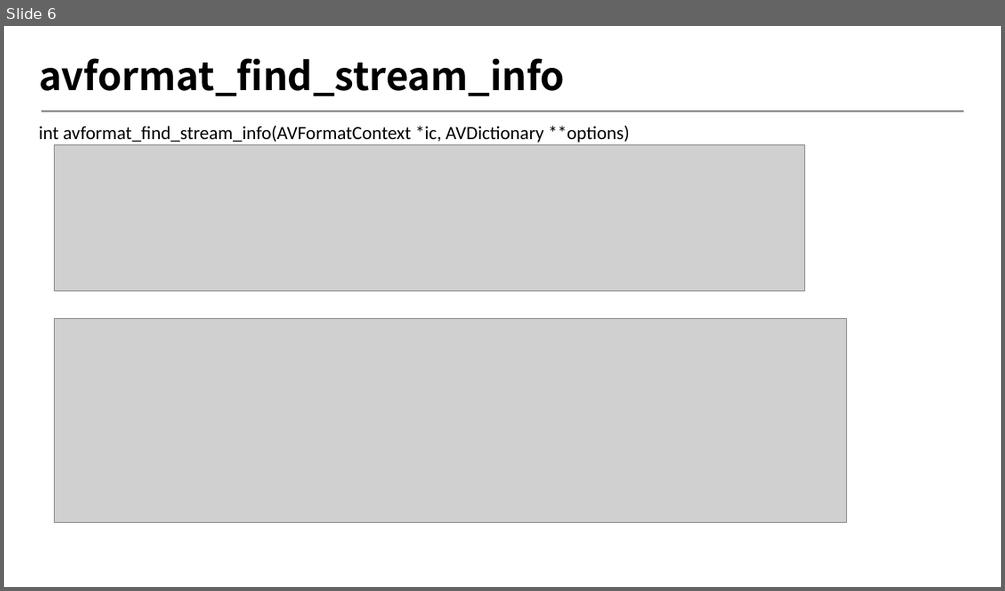
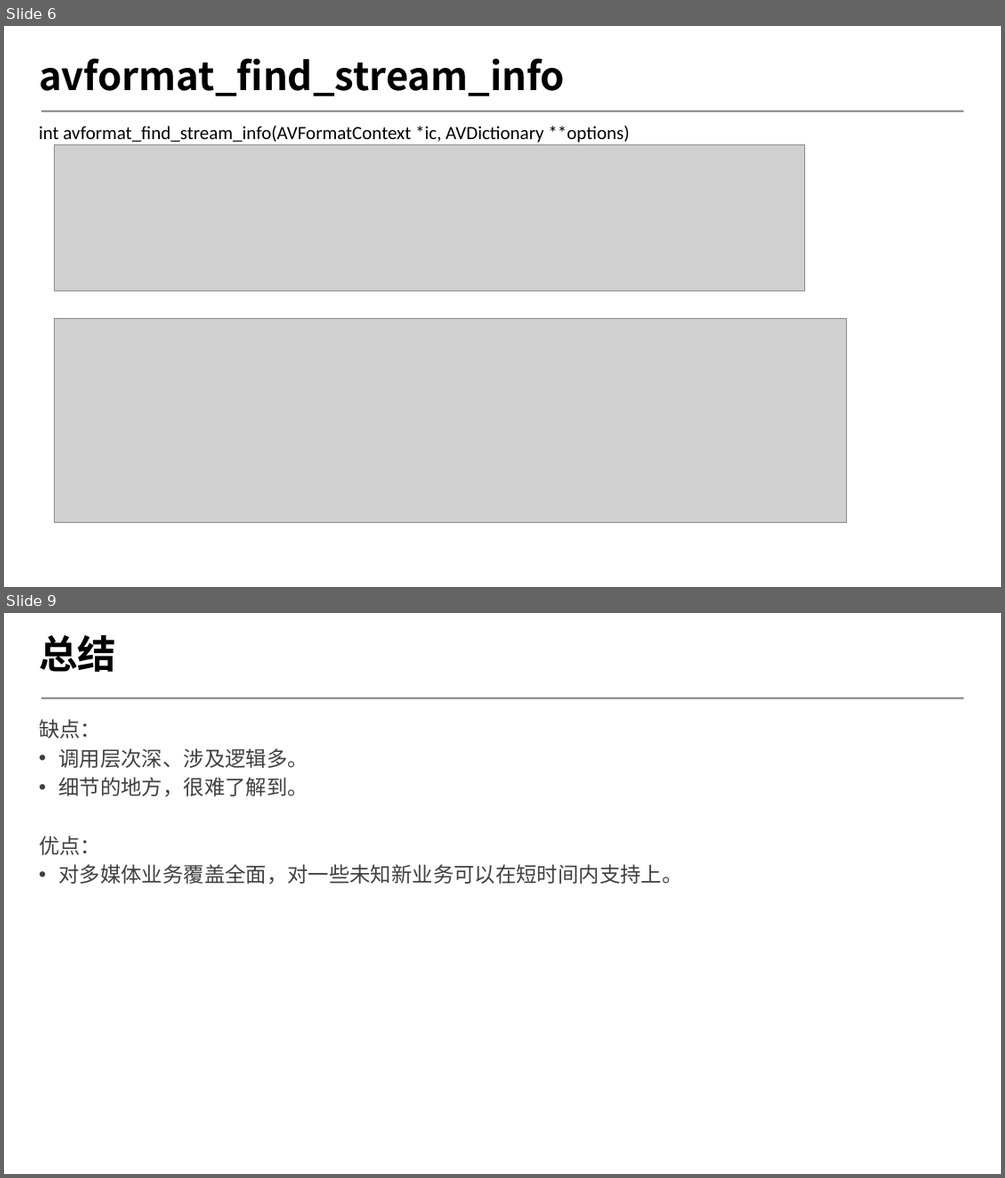
Before and after one commit to byrgyj/Document, a slide deck: PPT/FFmpeg Demux.pptx. Shown one above the other, each under a label of ours: slide 6 before the commit, slides 6 and 9 after it; the slides between them are not shown. The pictures are 1005x591 and 1005x1178 pixels, drawn with LibreOffice and Linux fonts; fonts in the diff are those of the drawing; grey boxes stand for pictures; background and template pictures are left out. Boxes give left, top, right and bottom in pixels: in the first picture for what was removed or moved away, otherwise in the second. Text is boxed around its words. In the diff, an @@ line names an element or a change of style, - is before the commit and + after.

```diff
--- a/PPT/FFmpeg Demux.pptx
+++ b/PPT/FFmpeg Demux.pptx
@@ slide 9 added at [4, 613, 1001, 1174], background #FFFFFF; not listed: 1 template element that a slide beside it also shows @@
@@ title added at [39, 635, 116, 672], 37.3 pt, text #000000, bold @@
+总结
@@ text added at [39, 719, 682, 884], 20 pt, text #404040 @@
+缺点：
+• 调用层次深、涉及逻辑多。
+• 细节的地方，很难了解到。
+优点：
+• 对多媒体业务覆盖全面，对一些未知新业务可以在短时间内支持上。
```
Also in this commit, not shown: 2 slides changed, 1 other slide added.
